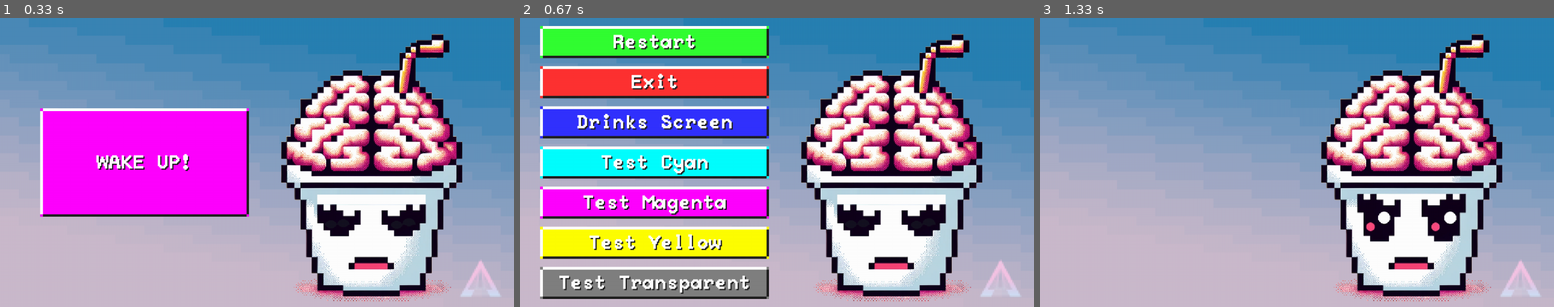
Above: before the commit, frames 1-3 (left to right).
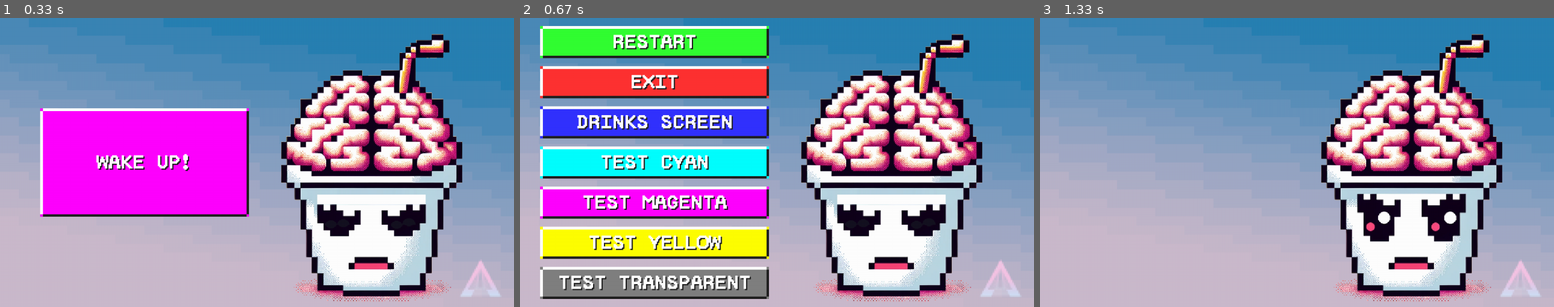
Above: after the commit, the same moments.

Repository: SoulAuctioneer/slerp
Game: pygame game, started from main.py
Same seed, same stepped clock (60 frames per second), same inputs: the game is played once before the commit and once after it.
Inputs (mouse positions are in pixels of both pictures, inside the frame that each line leads up to):
- Up to frame 1 (0.33 s): no input
- Up to frame 2 (0.67 s): click (1028, 304) at 0.4 s
- Up to frame 3 (1.33 s): click (1173, 41) at 0.73 s, where only the run after the commit has a clickable "RESTART"; click (1173, 165) at 1.07 s

Frame 1 is identical in both runs. In frame 2, 3.8% of the frame differs, in the area x 10-45%, y 5-96%; in frame 3, nothing differs.

Commit message:
uppercase labels

Diff:
--- a/main_loop.py
+++ b/main_loop.py
@@ -134,13 +134,13 @@
 
     def page_admin(self):
         self.set_buttons([
-            Button(self.screen, pygame.Rect(50, 20, 570, 80), 'Restart', (50, 255, 50), self.page_start),
-            Button(self.screen, pygame.Rect(50, 120, 570, 80), 'Exit', (255, 50, 50), self.stop_loop),
-            Button(self.screen, pygame.Rect(50, 220, 570, 80), 'Drinks Screen', (50, 50, 255), self.show_drink_buttons),
-            Button(self.screen, pygame.Rect(50, 320, 570, 80), 'Test Cyan', (0, 255, 255), lambda: self.dispenser.test('cyan')),
-            Button(self.screen, pygame.Rect(50, 420, 570, 80), 'Test Magenta', (255, 0, 255), lambda: self.dispenser.test('magenta')),
-            Button(self.screen, pygame.Rect(50, 520, 570, 80), 'Test Yellow', (255, 255, 0), lambda: self.dispenser.test('yellow')),
-            Button(self.screen, pygame.Rect(50, 620, 570, 80), 'Test Transparent', (128, 128, 128), lambda: self.dispenser.test('transparent')),
+            Button(self.screen, pygame.Rect(50, 20, 570, 80), 'RESTART', (50, 255, 50), self.page_start),
+            Button(self.screen, pygame.Rect(50, 120, 570, 80), 'EXIT', (255, 50, 50), self.stop_loop),
+            Button(self.screen, pygame.Rect(50, 220, 570, 80), 'DRINKS SCREEN', (50, 50, 255), self.show_drink_buttons),
+            Button(self.screen, pygame.Rect(50, 320, 570, 80), 'TEST CYAN', (0, 255, 255), lambda: self.dispenser.test('cyan')),
+            Button(self.screen, pygame.Rect(50, 420, 570, 80), 'TEST MAGENTA', (255, 0, 255), lambda: self.dispenser.test('magenta')),
+            Button(self.screen, pygame.Rect(50, 520, 570, 80), 'TEST YELLOW', (255, 255, 0), lambda: self.dispenser.test('yellow')),
+            Button(self.screen, pygame.Rect(50, 620, 570, 80), 'TEST TRANSPARENT', (128, 128, 128), lambda: self.dispenser.test('transparent')),
         ])
 
     # Handle pygame events
